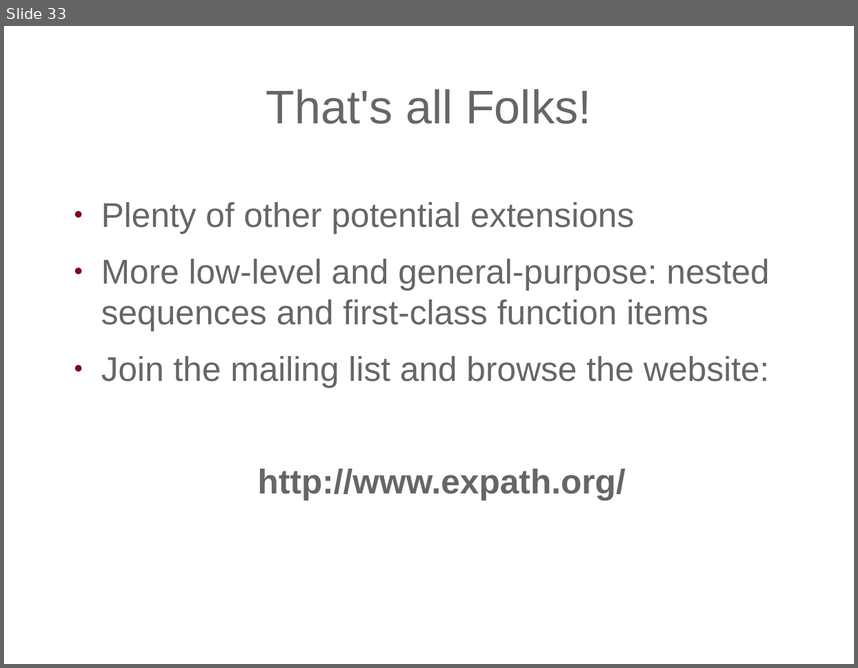
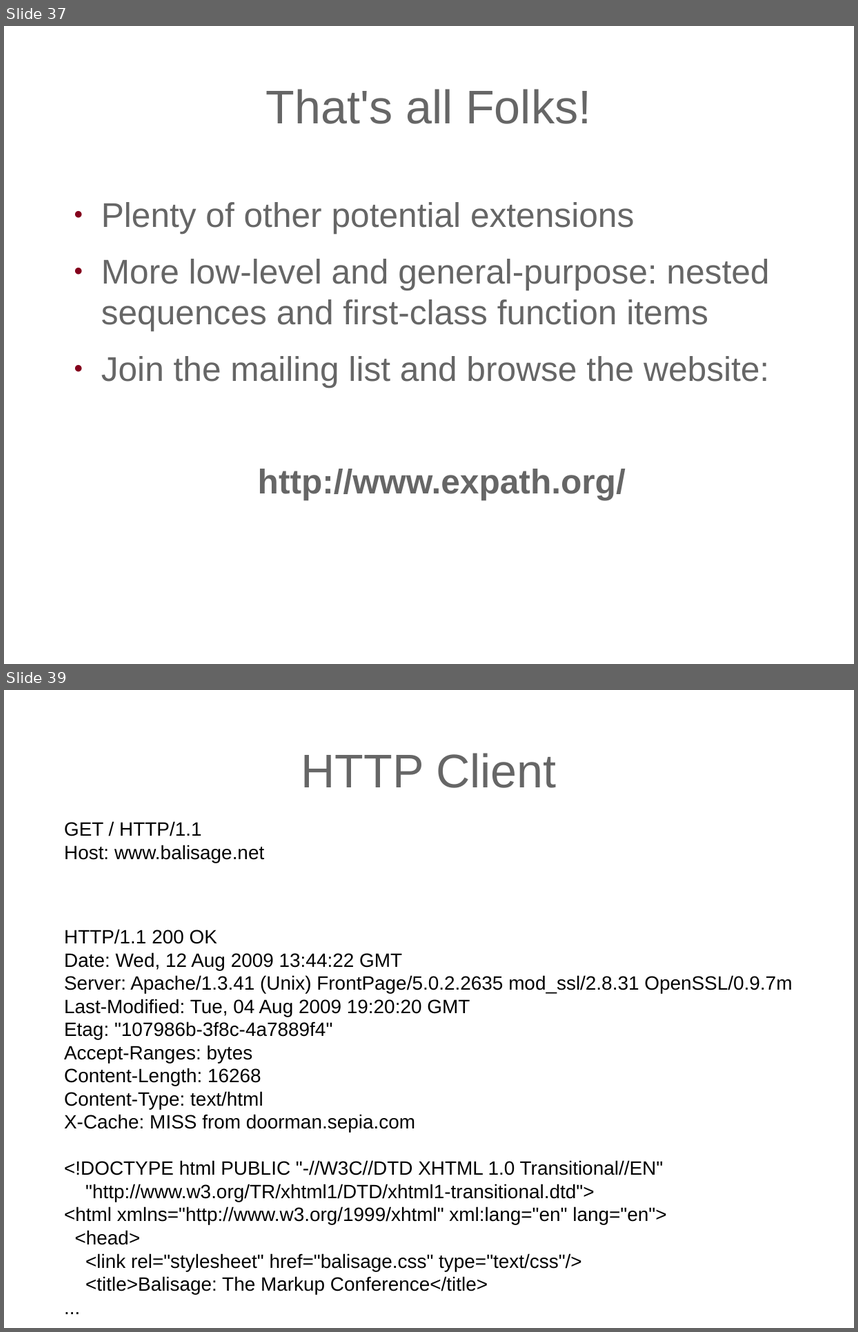
Before and after one commit to expath/expath-www, a slide deck: misc/2009-balisage/presentation/balisage-expath.odp. Shown one above the other, each under a label of ours: slide 33 before the commit, slides 37 and 39 after it; the slides between them are not shown. The pictures are 858x668 and 858x1332 pixels, drawn with LibreOffice and Linux fonts; fonts in the diff are those of the drawing; background and template pictures are left out. Boxes give left, top, right and bottom in pixels: in the first picture for what was removed or moved away, otherwise in the second. Text is boxed around its words. In the diff, an @@ line names an element or a change of style, - is before the commit and + after.

Commit message:
Last version of Balisage presentation.

```diff
--- a/misc/2009-balisage/presentation/balisage-expath.odp
+++ b/misc/2009-balisage/presentation/balisage-expath.odp
@@ slide 39 added at [4, 690, 854, 1328], background picture (left out) @@
@@ title added at [301, 753, 556, 788], 44 pt, text #666666 @@
+HTTP Client
@@ text added at [64, 821, 792, 1294], 18 pt, text #000000 @@
+GET / HTTP/1.1
+Host: www.balisage.net
+HTTP/1.1 200 OK
+Date: Wed, 12 Aug 2009 13:44:22 GMT
+Server: Apache/1.3.41 (Unix) FrontPage/5.0.2.2635 mod_ssl/2.8.31 OpenSSL/0.9.7m
+Last-Modified: Tue, 04 Aug 2009 19:20:20 GMT
+Etag: "107986b-3f8c-4a7889f4"
+Accept-Ranges: bytes
+Content-Length: 16268
+Content-Type: text/html
+X-Cache: MISS from doorman.sepia.com
+<!DOCTYPE html PUBLIC "-//W3C//DTD XHTML 1.0 Transitional//EN"
+"http://www.w3.org/TR/xhtml1/DTD/xhtml1-transitional.dtd">
+<html xmlns="http://www.w3.org/1999/xhtml" xml:lang="en" lang="en">
+<head>
+<link rel="stylesheet" href="balisage.css" type="text/css"/>
+<title>Balisage: The Markup Conference</title>
+...
@@ what was slide 33 is now slide 37 @@
```
Also in this commit, not shown: 3 slides changed, 7 other slides added, 2 slides removed, 1 other file.
